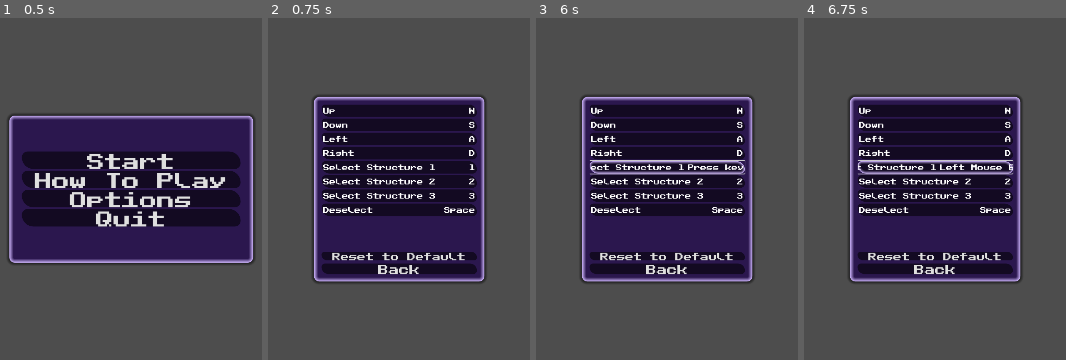
Above: before the commit, frames 1-4 (left to right).
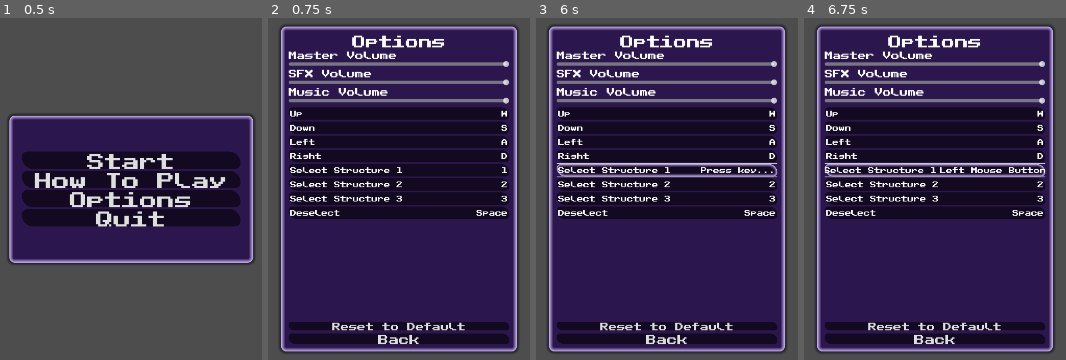
Above: after the commit, the same moments.

Repository: jkostello/Godot-Wild-Jam-69
Game: Godot game, scene res://UI/start_menu.tscn
Two runs of this game, one before a commit and one after it. Both use one fixed random seed, a clock stepped at 60 frames per second and the inputs below. Sound files missing from this copy of the repository are replaced by a short silence.
Inputs (mouse positions are in pixels of both pictures, inside the frame that each line leads up to):
- Up to frame 1 (0.5 s): no input
- Up to frame 2 (0.75 s): click "Options" at 0.5 s
- Up to frame 3 (6 s): click (667, 110) at 1.27 s; click (667, 124) at 2.02 s; click (667, 137) at 2.77 s; click (667, 141) at 3.52 s; click (667, 151) at 4.27 s; click (667, 154) at 5.02 s; click (667, 168) at 5.77 s
- Up to frame 4 (6.75 s): click (935, 171) at 6.52 s

Frame 1 is identical in both runs. In frame 2, 67% of the frame differs, in the area x 4-96%, y 2-98%; in frame 3, 69%; in frame 4, 68%.

Commit message:
Added volume sliders

Diff:
--- a/UI/how_to_play.tscn
+++ b/UI/how_to_play.tscn
@@ -88,7 +88,6 @@
 theme = ExtResource("2_pn2y8")
 
 [node name="About" type="TabBar" parent="Panel/MarginContainer/VBoxContainer/TabContainer"]
-visible = false
 layout_mode = 2
 
 [node name="AboutContainer" type="MarginContainer" parent="Panel/MarginContainer/VBoxContainer/TabContainer/About"]
@@ -221,7 +220,6 @@
 layout_mode = 2
 
 [node name="Turret" type="TabBar" parent="Panel/MarginContainer/VBoxContainer/StructuresContainer"]
-visible = false
 layout_mode = 2
 
 [node name="TurretContainer" type="MarginContainer" parent="Panel/MarginContainer/VBoxContainer/StructuresContainer/Turret"]
--- a/UI/options.tscn
+++ b/UI/options.tscn
@@ -1,8 +1,9 @@
-[gd_scene load_steps=4 format=3 uid="uid://d2ypbvp32opvk"]
+[gd_scene load_steps=5 format=3 uid="uid://d2ypbvp32opvk"]
 
 [ext_resource type="Script" path="res://UI/options.gd" id="1_ifmx2"]
 [ext_resource type="Theme" uid="uid://ca4ojcmrepr24" path="res://UI/standard_theme.tres" id="2_3xn55"]
 [ext_resource type="PackedScene" uid="uid://bwdjvb3ldmgm7" path="res://UI/input_button.tscn" id="2_gpvu5"]
+[ext_resource type="PackedScene" uid="uid://cfg6ta2a6ts7v" path="res://UI/volume_slider.tscn" id="3_cnipj"]
 
 [node name="Options" type="Control"]
 layout_mode = 3
@@ -20,10 +21,10 @@
 anchor_top = 0.5
 anchor_right = 0.5
 anchor_bottom = 0.5
-offset_left = -204.5
-offset_top = -221.5
-offset_right = 204.5
-offset_bottom = 221.5
+offset_left = -283.0
+offset_top = -390.0
+offset_right = 283.0
+offset_bottom = 390.0
 grow_horizontal = 2
 grow_vertical = 2
 theme = ExtResource("2_3xn55")
@@ -36,6 +37,48 @@
 theme_override_constants/margin_bottom = 8
 
 [node name="VBoxContainer" type="VBoxContainer" parent="PanelContainer/MarginContainer"]
+layout_mode = 2
+
+[node name="OptionsLabel" type="Label" parent="PanelContainer/MarginContainer/VBoxContainer"]
+layout_mode = 2
+text = "Options"
+horizontal_alignment = 1
+vertical_alignment = 1
+
+[node name="Spacer2" type="Control" parent="PanelContainer/MarginContainer/VBoxContainer"]
+layout_mode = 2
+
+[node name="VBoxContainer" type="VBoxContainer" parent="PanelContainer/MarginContainer/VBoxContainer"]
+layout_mode = 2
+
+[node name="MasterVLabel" type="Label" parent="PanelContainer/MarginContainer/VBoxContainer/VBoxContainer"]
+layout_mode = 2
+theme_override_font_sizes/font_size = 20
+text = "Master Volume"
+
+[node name="MasterSlider" parent="PanelContainer/MarginContainer/VBoxContainer/VBoxContainer" instance=ExtResource("3_cnipj")]
+layout_mode = 2
+bus_name = "Master"
+
+[node name="SFXVLabel" type="Label" parent="PanelContainer/MarginContainer/VBoxContainer/VBoxContainer"]
+layout_mode = 2
+theme_override_font_sizes/font_size = 20
+text = "SFX Volume"
+
+[node name="SFXSlider" parent="PanelContainer/MarginContainer/VBoxContainer/VBoxContainer" instance=ExtResource("3_cnipj")]
+layout_mode = 2
+bus_name = "SFX"
+
+[node name="MusicVLabel" type="Label" parent="PanelContainer/MarginContainer/VBoxContainer/VBoxContainer"]
+layout_mode = 2
+theme_override_font_sizes/font_size = 20
+text = "Music Volume"
+
+[node name="MusicSlider" parent="PanelContainer/MarginContainer/VBoxContainer/VBoxContainer" instance=ExtResource("3_cnipj")]
+layout_mode = 2
+bus_name = "Music"
+
+[node name="Spacer3" type="Control" parent="PanelContainer/MarginContainer/VBoxContainer/VBoxContainer"]
 layout_mode = 2
 
 [node name="ScrollContainer" type="ScrollContainer" parent="PanelContainer/MarginContainer/VBoxContainer"]
--- a/UI/start_menu.tscn
+++ b/UI/start_menu.tscn
@@ -71,6 +71,7 @@
 
 [node name="buttonPress" type="AudioStreamPlayer" parent="."]
 stream = ExtResource("5_n0tlp")
+bus = &"SFX"
 
 [connection signal="pressed" from="MainPanel/MarginContainer/VBoxContainer/Start" to="." method="_on_start_pressed"]
 [connection signal="pressed" from="MainPanel/MarginContainer/VBoxContainer/HowToPlay" to="." method="_on_how_to_play_pressed"]
--- /dev/null
+++ b/UI/volume_slider.gd
@@ -0,0 +1,11 @@
+extends HSlider
+
+@export var bus_name: String
+var bus_index: int
+
+func _ready():
+	bus_index = AudioServer.get_bus_index(bus_name)
+	value = db_to_linear(AudioServer.get_bus_volume_db(bus_index))
+
+func _on_value_changed(value):
+	AudioServer.set_bus_volume_db(bus_index, linear_to_db(value))
--- /dev/null
+++ b/UI/volume_slider.tscn
@@ -0,0 +1,12 @@
+[gd_scene load_steps=2 format=3 uid="uid://cfg6ta2a6ts7v"]
+
+[ext_resource type="Script" path="res://UI/volume_slider.gd" id="1_x8l3m"]
+
+[node name="VolumeSlider" type="HSlider"]
+offset_right = 8.0
+offset_bottom = 16.0
+max_value = 1.0
+step = 0.001
+script = ExtResource("1_x8l3m")
+
+[connection signal="value_changed" from="." to="." method="_on_value_changed"]
--- /dev/null
+++ b/default_bus_layout.tres
@@ -0,0 +1,15 @@
+[gd_resource type="AudioBusLayout" format=3 uid="uid://y6xgejk54t8v"]
+
+[resource]
+bus/1/name = &"SFX"
+bus/1/solo = false
+bus/1/mute = false
+bus/1/bypass_fx = false
+bus/1/volume_db = 0.0
+bus/1/send = &"Master"
+bus/2/name = &"Music"
+bus/2/solo = false
+bus/2/mute = false
+bus/2/bypass_fx = false
+bus/2/volume_db = 0.0
+bus/2/send = &"Master"
